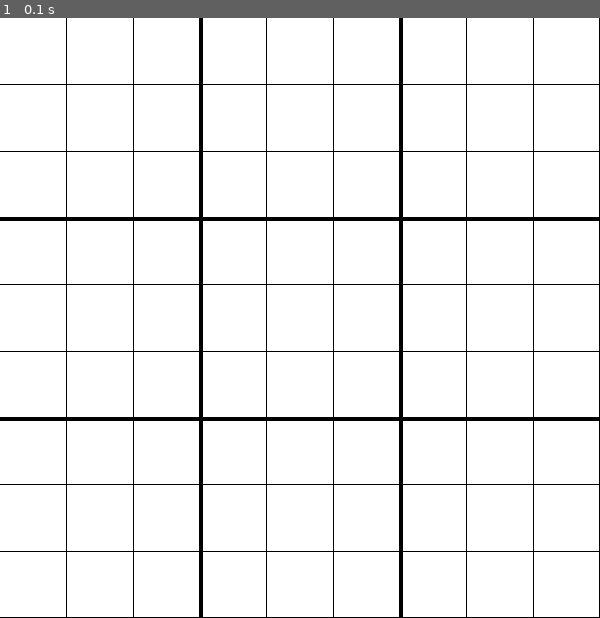
Above: before the commit, frame 1.
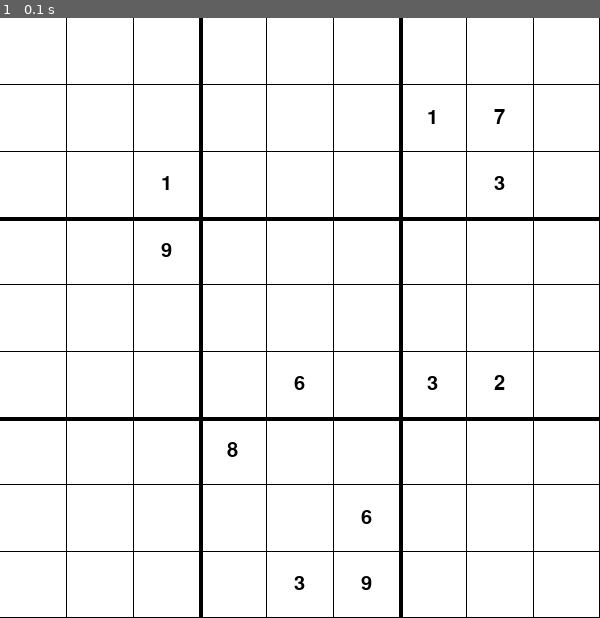
Above: after the commit, the same moment.

Repository: Lorena1908/Sudoku_Game
Game: pygame game, started from main-pygame.py
Same seed, same stepped clock (60 frames per second), same inputs: the game is played once before the commit and once after it.
Inputs:
- Up to frame 1 (0.1 s): no input

The runs differ from the first frame. In frame 1, 0.3% of the frame differs, in the area x 26-85%, y 15-96%.

Commit message:
Displaying the board of numbers on the screen (main-pygame.py)

Diff:
--- a/main-pygame.py
+++ b/main-pygame.py
@@ -1,4 +1,6 @@
 import pygame
+from main_terminal import create_board
+pygame.font.init()
 
 width = 600
 window = pygame.display.set_mode((width, width))
@@ -27,16 +29,30 @@
         pygame.draw.line(surface, (0,0,0), (0,x2), (width, x2), thick)
 
 
-def draw_window(surface):
+def draw_board_num(board, surface, rows):
+    font = pygame.font.SysFont('comicsans', 30)
+    sq_width = width / rows
+
+    for line in range(len(board)):
+        for col in range(len(board[line])):
+            if board[line][col] != 0:
+                text = font.render(f'{board[line][col]}', 1, (0,0,0))
+                surface.blit(text, (sq_width/2 + line * sq_width - text.get_width()/2, sq_width/2 + col * sq_width - text.get_height()/2))
+
+
+def draw_window(surface, rows, board):
     surface.fill((255,255,255))
-    draw_grid(width, 9, surface)
+    draw_grid(width, rows, surface)
+    draw_board_num(board, surface, rows)
     pygame.display.update()
 
 def main():
     run = True
+    rows = 9
+    board = create_board(rows, rows, 18)
 
     while run:
-        draw_window(window)
+        draw_window(window, rows, board)
 
         for event in pygame.event.get():
             if event.type == pygame.QUIT:
--- a/main-terminal.py
+++ b/main_terminal.py
@@ -6,6 +6,7 @@
 
 
 def board_full(board):
+    # Check if the board is full
     for line in range(len(board)):
         for column in range(len(board[0])):
             if board[line][column] == 0:
@@ -14,6 +15,7 @@
 
 
 def check_squares(board, line_pos, col_pos, line_offset, col_offset):
+    # Check for equal numbers in the same square
     for line in range(3):
         line += line_offset
 
@@ -39,6 +41,7 @@
 
 
 def generate_offset(line, col):
+    # Generate the line and column offsets for the check_squares() function
     if 0 <= line <= 2:
         line_offset = 0
     elif 3 <= line <= 5:
@@ -67,13 +70,15 @@
 
 
 def create_board(rows, columns, total_num):
+    # Creates a board with total_num amount of random numbers. The random
+    # numbers must not have an equal one in the same line, column or square
     board = [[0 for _ in range(rows)] for _ in range(columns)]
 
     num = 0
     while num < total_num:
         line = random.randrange(1, rows)
         col = random.randrange(1, rows)
-        num_board = random.randrange(1, rows)
+        num_board = random.randrange(1, rows+1)
         line_offset, col_offset = generate_offset(line, col)
 
         num += 1
@@ -83,15 +88,14 @@
         if not(check_line_and_col(board, line, col)) or not(check_squares(board, line, col, line_offset, col_offset)):
             num -= 1
             board[line][col] = 0
-            continue
     return board
 
 
 def main():
+    # Main function of the game
     rows = 9
     board = create_board(rows, rows, 18)
     run = True
-    won = True
     print_board(board)
 
     # Main game loop
@@ -111,12 +115,13 @@
 
         print_board(board)
 
+        # Check if the board is full and if the player won
         if board_full(board):
-            won = check_winning(board)
-            if won:
+            if check_winning(board):
                 print("WON")
             else:
                 print("LOST")
             break
 
-main()
+if __name__ == '__main__':
+    main()
--- /dev/null
+++ b/test.py
@@ -0,0 +1,12 @@
+from main_terminal import create_board, print_board
+
+board = create_board(9, 9, 27)
+print_board(board)
+
+num = 0
+for line in range(len(board)):
+    for col in range(len(board[line])):
+        if board[line][col] != 0:
+            num += 1
+
+print(num)
Not shown, changed: .gitignore
